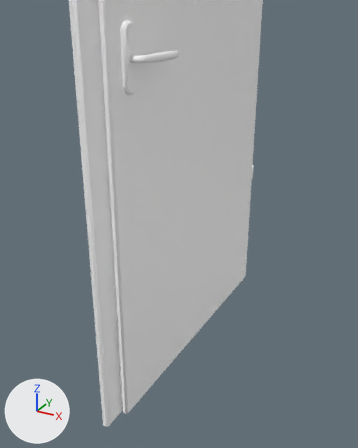
Two versions of the Blender file assets/3d/high/Door.blend, one commit apart.
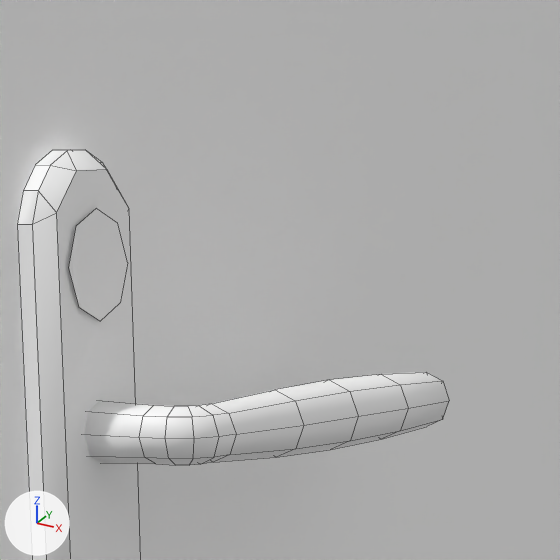
Old and new are each drawn from a 50 mm lens placed at (0.668, -1.288, 1.037), pointed at (0.183, -0.408, 0.597) and again close up on the part from 33% to 54% of the width and 0% to 17% of the height. Arrows for +X, +Y and +Z are at lower left; the lights stay in place. The older version's two pictures come first. The close-ups show mesh edges as thin lines.

Script lines for the objects in view, before the commit:
```python
me_circle = bpy.data.meshes.new('Circle')
me_circle.from_pydata([(0.0, 0.015, 0.0), (-0.0106, 0.0106, 0.0), (-0.015, 0.0, 0.0), (-0.0106, -0.0106, 0.0), (0.0, -0.015, 0.0), (0.0106, -0.0106, 0.0), (0.015, 0.0, 0.0), (0.0106, 0.0106, 0.0)], [], [(1, 2, 3, 4, 5, 6, 7, 0)])
me_circle.materials.append(mat_lockstatusmaterial)  # white #ffffff
me_cylinder_002 = bpy.data.meshes.new('Cylinder.002')
me_cylinder_002.from_pydata(...)  # 88 vertices, 82 faces; spans x -0.014..0.037, y -0.0095..0.1394, z -0.01..0.01
me_cylinder_002.polygons.foreach_set('use_smooth', [True] * 82)
me_cylinder_002.materials.append(mat_doorhandlematerial)  # white #ffffff
me_cylinder_003 = bpy.data.meshes.new('Cylinder.003')
me_cylinder_003.from_pydata(...)  # 16 vertices, 9 faces; spans x -0.005..0.005, y -0.0231..0.0231, z -0.075..0.075
me_cylinder_003.polygons.foreach_set('use_smooth', [True] * 9)
me_cylinder_003.materials.append(mat_doorhandlecovermaterial)  # white #ffffff
ob_handle = bpy.data.objects.new('Handle', me_cylinder_002)
ob_handle.parent = ob_door
ob_handle.matrix_parent_inverse = Matrix(((1.0, 0.0, 0.0, -0.0285), (0.0, 1.0, 0.0, -0.45), (0.0, 0.0, 1.0, -0.97), (0.0, 0.0, 0.0, 1.0)))
ob_handle.location = (0.0515, -0.367, 0.935)
ob_handle_cover = bpy.data.objects.new('Handle Cover', me_cylinder_003)
ob_handle_cover.parent = ob_door
ob_handle_cover.matrix_parent_inverse = Matrix(((1.0, 0.0, 0.0, -0.0285), (0.0, 1.0, 0.0, -0.45), (0.0, 0.0, 1.0, -0.97), (0.0, 0.0, 0.0, 1.0)))
ob_handle_cover.location = (0.0425, -0.367, 0.935)
_m = ob_handle_cover.modifiers.new('Bevel', 'BEVEL')
_m.width = 0.005
_m.width_pct = 0.005
ob_lockstatus = bpy.data.objects.new('LockStatus', me_circle)
ob_lockstatus.location = (0.0485, -0.3674, 0.98)
ob_lockstatus.rotation_euler = (0.0, 1.571, 0.0)  # degrees (0, 90, 0)
# also in view: 'Door' at (0.011, 0.0, 0.97)
```
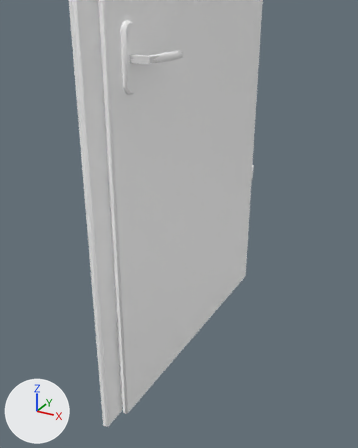
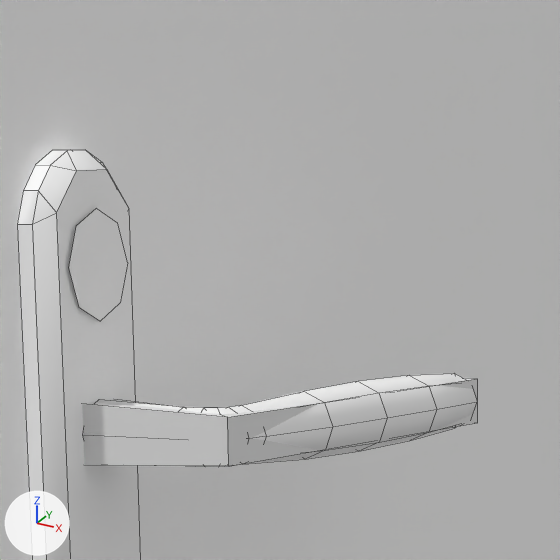
Location of each change, [x1, y1, x2, y2] in pixels of the close-ups (560 x 560 px):
'Handle', moved
    before: [84, 372, 449, 465]
    after: [83, 373, 477, 467]
'HandleShadow', added
    after: [82, 378, 478, 466]

Edits to the bpy script that builds the scene:
```text
Add me_cube:
    me_cube.from_pydata([(-0.75, -0.8, -0.75), (-0.75, -0.8, 0.75), (-0.75, 0.88, -0.75), (-0.75, 0.88, 0.75), (0.75, -0.97, -0.75), (0.75, -0.97, 0.75), (0.75, 0.88, -0.75), (0.75, 0.88, 0.75), (-5.74, -0.77, -1.0), (-5.74, -0.77, 1.0), (-5.74, -1.0, 1.0), (-5.74, -1.0, -1.0)], [], [(0, 1, 3, 2), (2, 3, 7, 6), (6, 7, 5, 4), (1, 0, 8, 9), (2, 6, 4, 0), (7, 3, 1, 5), (11, 10, 9, 8), (0, 4, 11, 8), (5, 1, 9, 10), (4, 5, 10, 11)])
Change ob_handle:
    ob_handle.location: (0.0515, -0.367, 0.935) -> (0.0615, -0.367, 0.935)
Add ob_handleshadow:
    ob_handleshadow = bpy.data.objects.new('HandleShadow', me_cube)
    ob_handleshadow.parent = ob_handle
    ob_handleshadow.matrix_parent_inverse = Matrix(((1.0, 0.0, 0.0, -0.0665), (0.0, 1.0, 0.0, 0.367), (0.0, 0.0, 1.0, -0.935), (0.0, 0.0, 0.0, 1.0)))
    ob_handleshadow.location = (0.0935, -0.297, 0.935)
    ob_handleshadow.scale = (0.00875, 0.0795, 0.00875)
```
